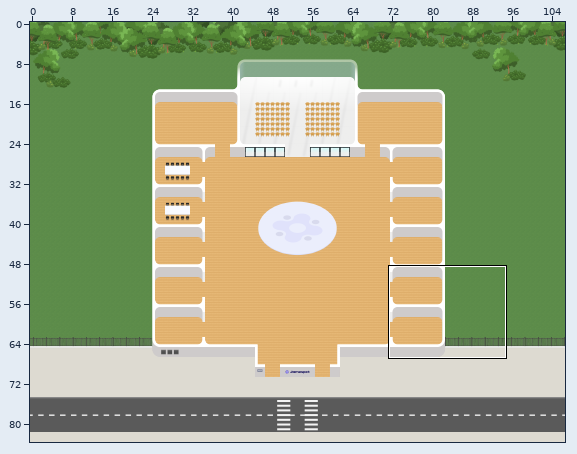
An edit to a level. Tiled map (JSON), 2026-new-Jland/new-jland-2026.tmj. The picture above shows the old version from afar; the outline marks the close-up.
Close-up. Before the commit:
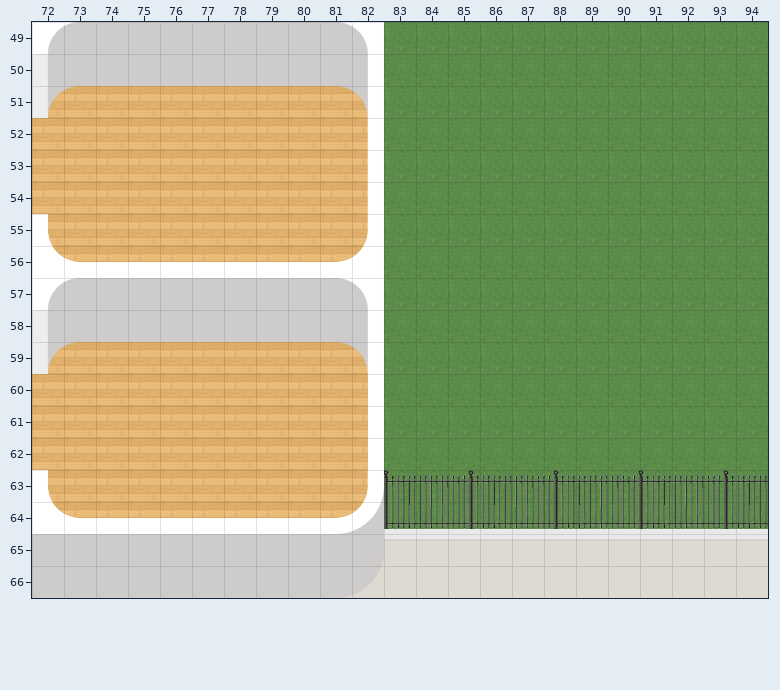
Cells are 32x32 px. Shown: x 72..94, y 49..66. The commit also changed other parts of the map, which this record leaves out.
Once edited:
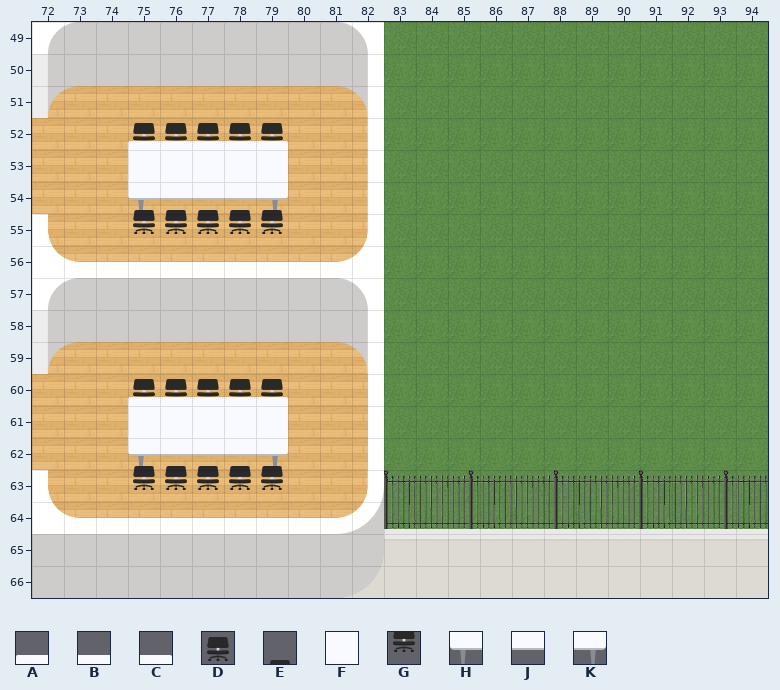
Key: from "Misc": A 0, B 1, C 4, D 5, E 6, F 40, G 46, H 80, J 81, K 84.
_ is an empty cell.
Change:
Layer "Misc Down":
y 52: x 75..79 _____ -> DDDDD
y 54: x 75..79 _____ -> HJJJK
y 60: x 75..79 _____ -> DDDDD
y 62: x 75..79 _____ -> HJJJK
Layer "Misc up":
y 52: x 75..79 _____ -> ABBBC
y 53: x 75..79 _____ -> FFFFF
y 54: x 75..79 _____ -> EEEEE
y 55: x 75..79 _____ -> GGGGG
y 60: x 75..79 _____ -> ABBBC
y 61: x 75..79 _____ -> FFFFF
y 62: x 75..79 _____ -> EEEEE
y 63: x 75..79 _____ -> GGGGG
